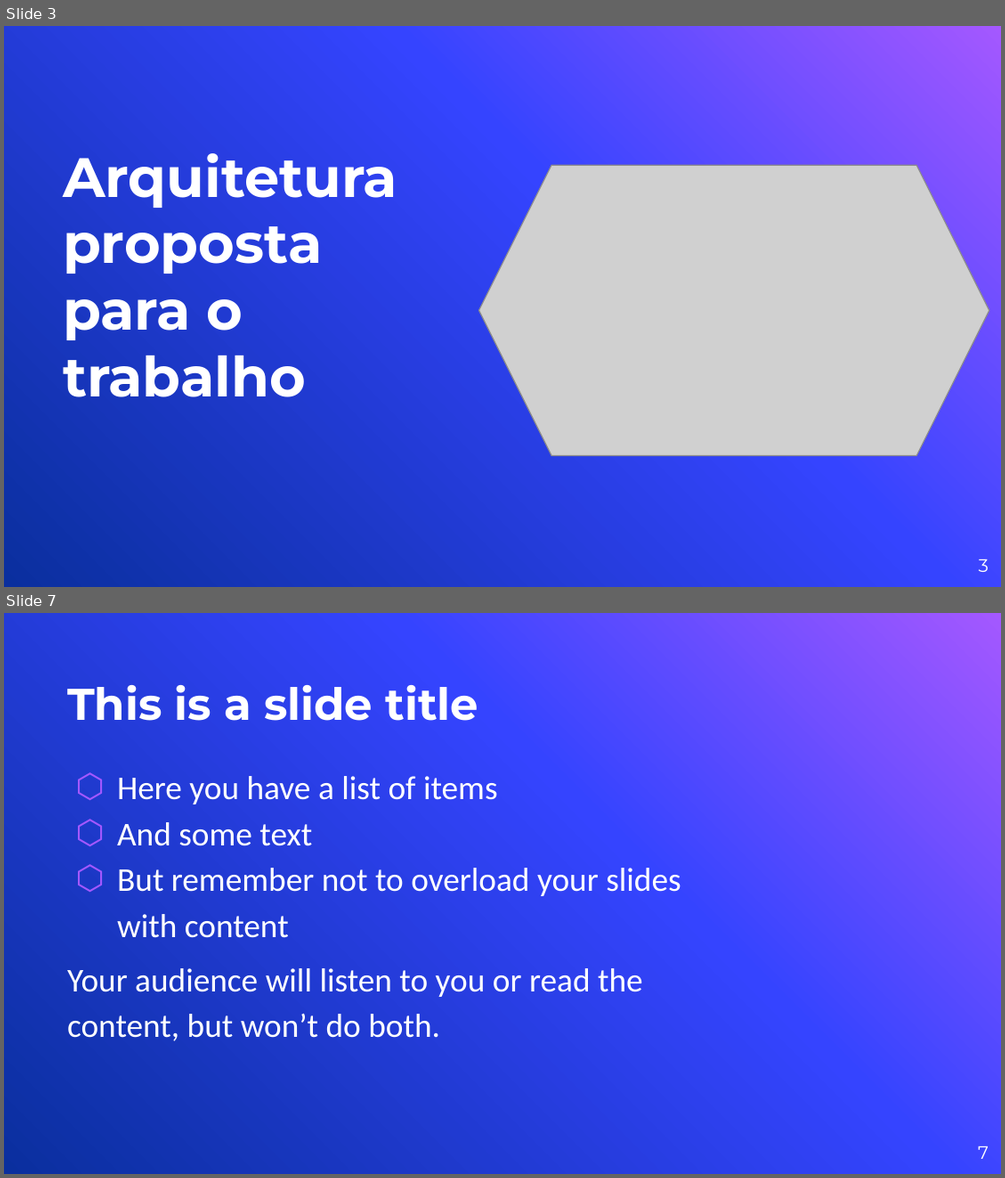
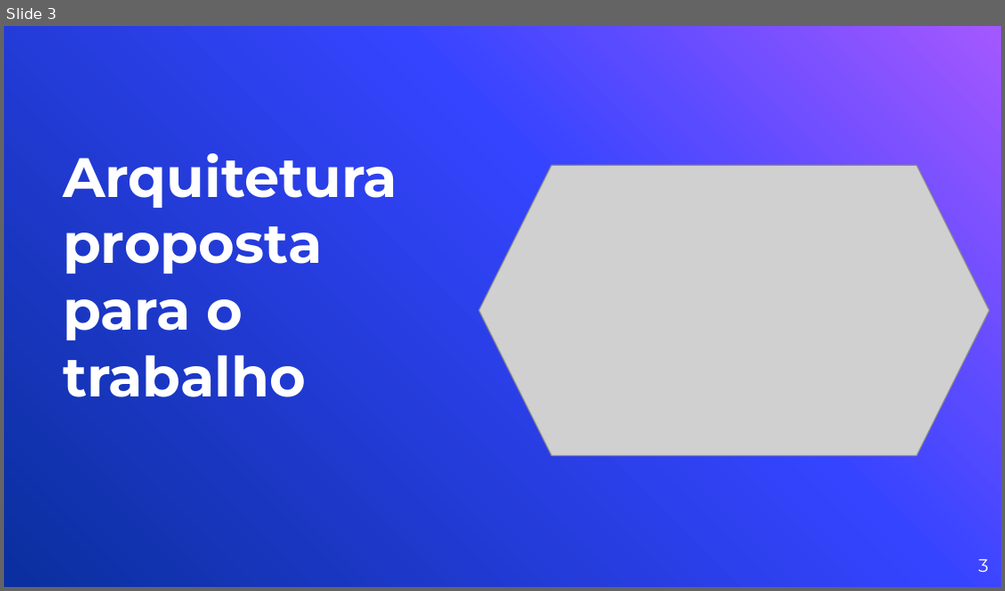
Before and after one commit to lcarvalhodev/tp3-sd, a slide deck: slides/apresentacao.pptx. Shown one above the other, each under a label of ours: slides 3 and 7 before the commit, slide 3 after it; the slides between them are not shown. The pictures are 1005x1178 and 1005x591 pixels, drawn with LibreOffice and Linux fonts; fonts in the diff are those of the drawing; grey boxes stand for pictures; background and template pictures are left out. Boxes give left, top, right and bottom in pixels: in the first picture for what was removed or moved away, otherwise in the second. Text is boxed around its words. In the diff, an @@ line names an element or a change of style, - is before the commit and + after.

```diff
--- a/slides/apresentacao.pptx
+++ b/slides/apresentacao.pptx
@@ slide 7 removed at <box>4,613,1001,1174</box>, background picture (left out) @@
@@ title removed at <box>67,685,478,721</box> @@
-This is a slide title
@@ text removed at <box>67,776,680,1041</box> @@
-⬡ Here you have a list of items
-⬡ And some text
-⬡ But remember not to overload your slides with content
-Your audience will listen to you or read the content, but won’t do both.
@@ page number removed at <box>978,1146,988,1159</box> @@
-7
```
Also in this commit, not shown: 3 slides changed, 6 slides added, 35 other slides removed, 8 other files.
